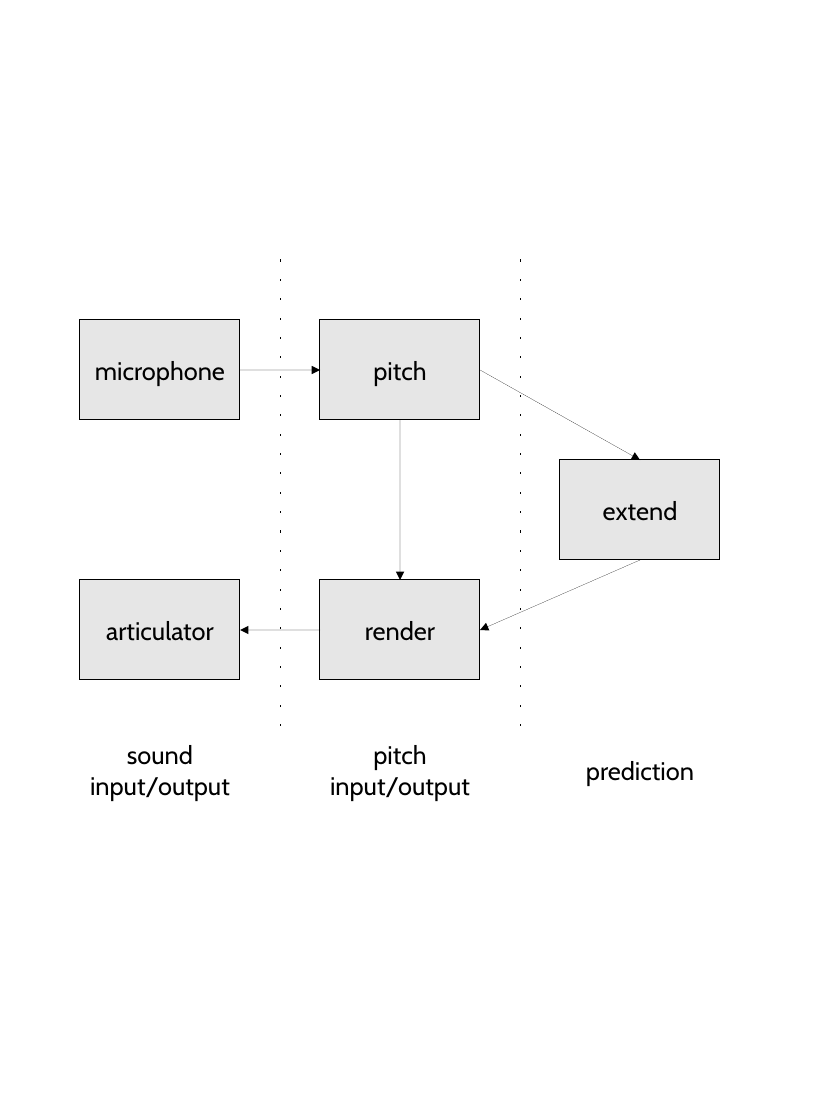
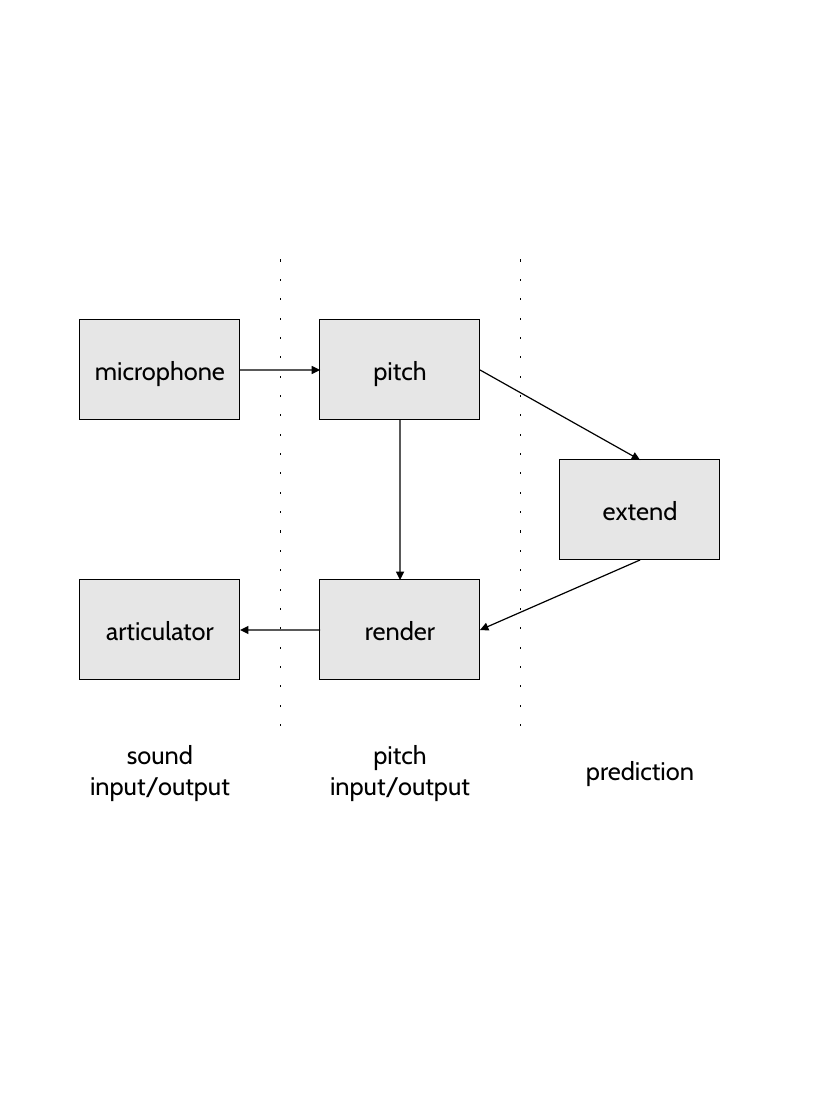
Before and after one commit to robotology-legacy/yarp-platform, a slide deck: slide 1 of contact/doc/exploratory-play/images/sing-modules.odp. Drawn at 840x1120 pixels with LibreOffice and Linux fonts; fonts in the diff are those of the drawing. Boxes give left, top, right and bottom in pixels: in the first picture for what was removed or moved away, otherwise in the second. Text is boxed around its words. In the diff, an @@ line names an element or a change of style, - is before the commit and + after.

```diff
--- a/contact/doc/exploratory-play/images/sing-modules.odp
+++ b/contact/doc/exploratory-play/images/sing-modules.odp
@@ arrow (240, 370) - (320, 370): stroke #000000 0 pt to #000000 0.85 pt @@
@@ arrow (479, 370) - (640, 460): stroke #000000 0 pt to #000000 0.85 pt @@
@@ arrow (400, 419) - (400, 580): stroke #000000 0 pt to #000000 0.85 pt @@
@@ arrow (640, 560) - (479, 630): stroke #000000 0 pt to #000000 0.85 pt @@
@@ arrow (320, 630) - (240, 630): stroke #000000 0 pt to #000000 0.85 pt @@
```
Also in this commit, not shown: 3 other files.
